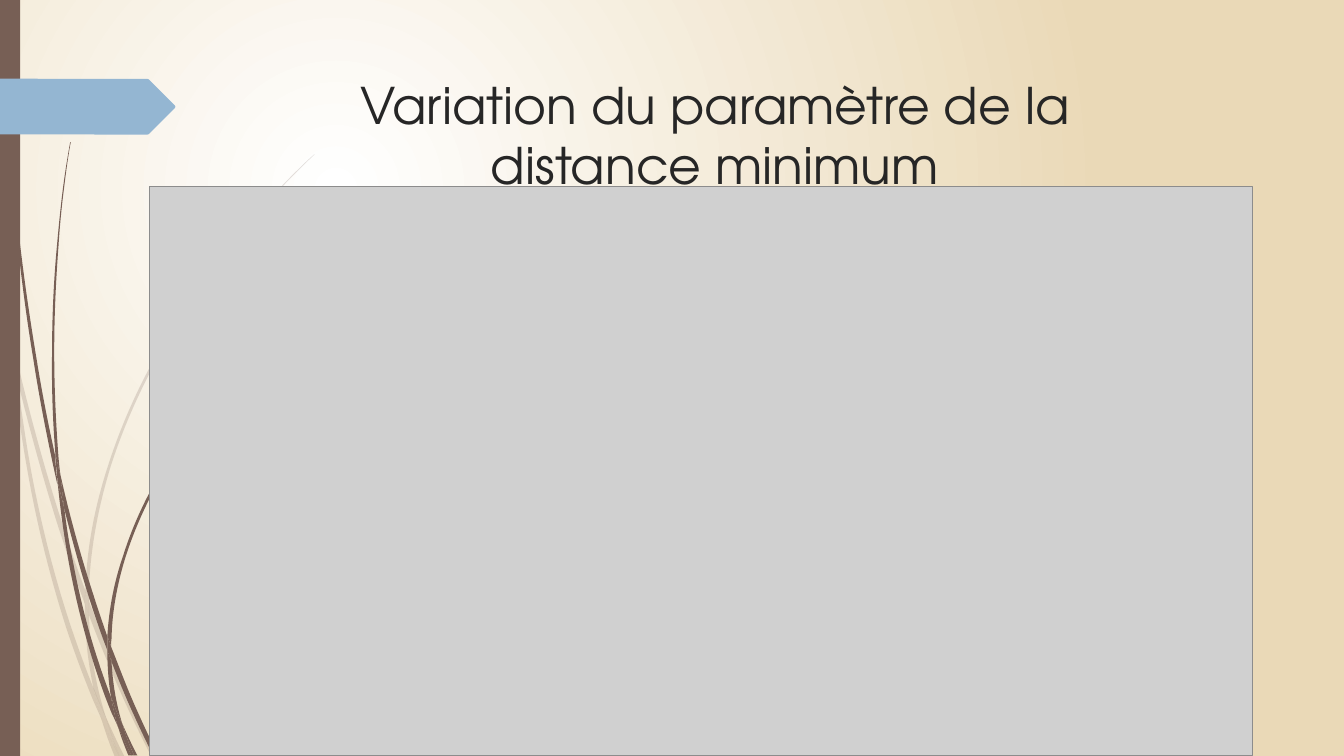
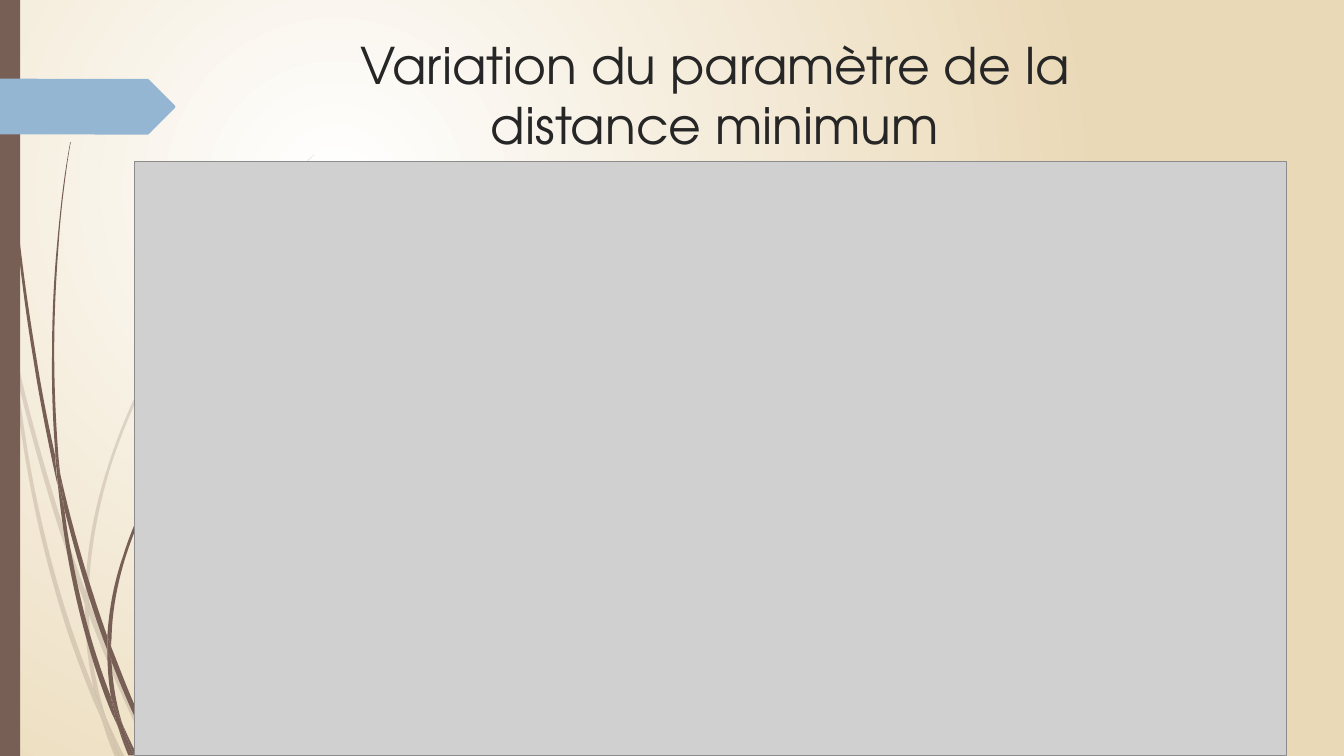
Before and after one commit to Phi-gif/DataViz, a slide deck: slide 13 of diapo.pptx. Drawn at 1344x756 pixels with LibreOffice and Linux fonts; fonts in the diff are those of the drawing; grey boxes stand for pictures. Boxes give left, top, right and bottom in pixels: in the first picture for what was removed or moved away, otherwise in the second. Text is boxed around its words. In the diff, an @@ line names an element or a change of style, - is before the commit and + after.

```diff
--- a/diapo.pptx
+++ b/diapo.pptx
@@ text "Variation du paramètre de la ..." rewrapped from bbox=[360, 85, 1070, 187] to bbox=[360, 45, 1070, 162] @@
@@ picture: place and size @@
-picture at bbox=[149, 187, 1253, 756]
+picture at bbox=[134, 161, 1287, 756]
```
Also in this commit, not shown: 2 other slides changed.
